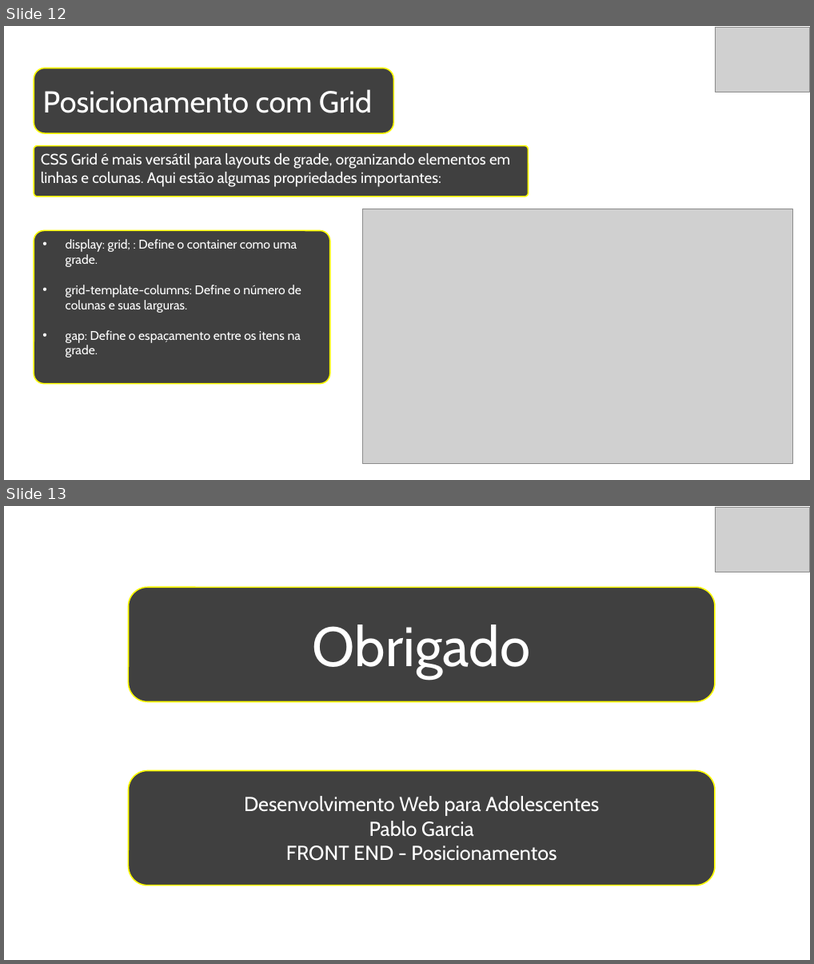
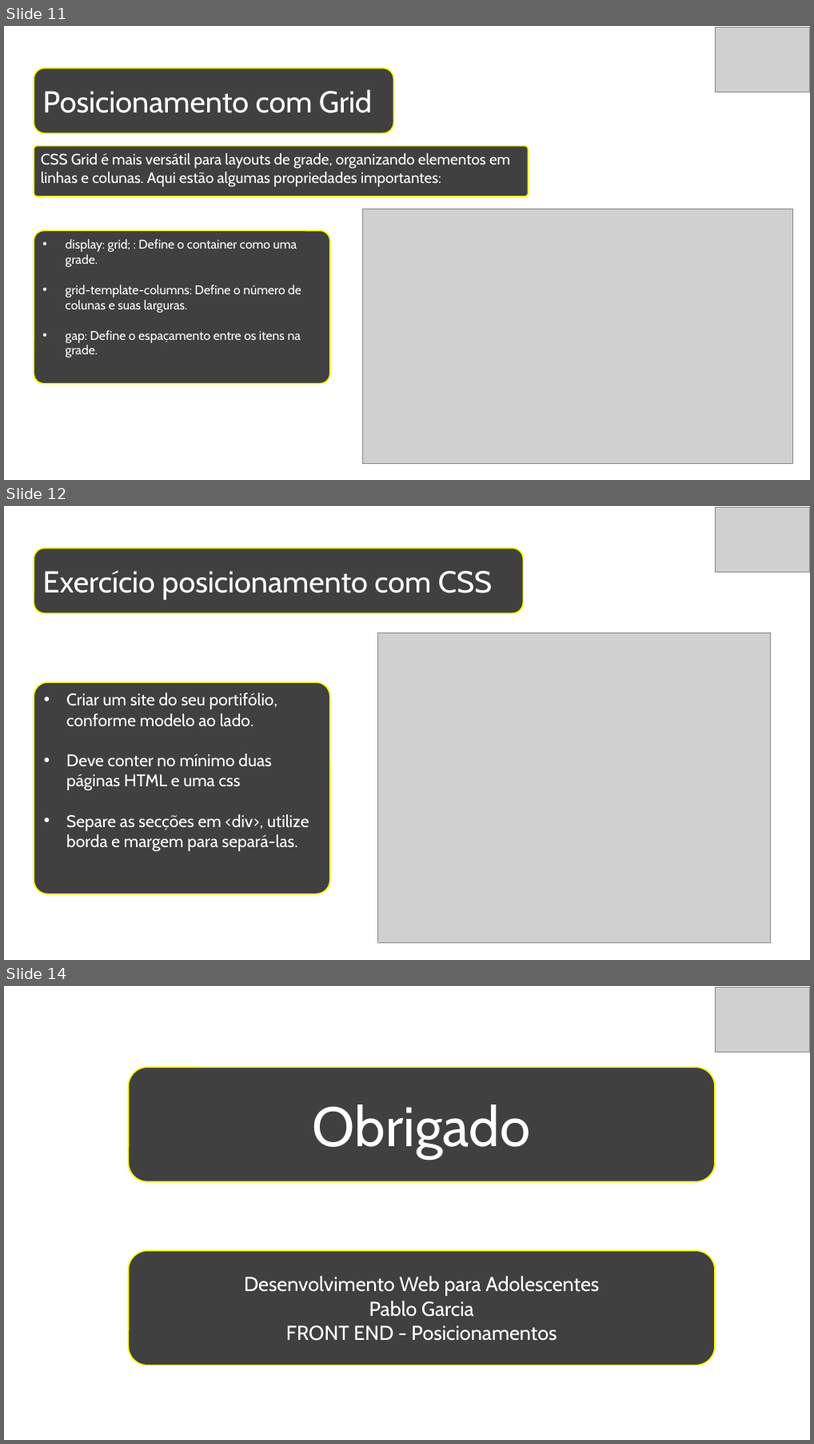
Before and after one commit to PabloGarcia48/SENAC_WebFullStack_Alunos, a slide deck: UC2-FrontEnd/PPTs/2.3-Posicionamentos.pptx. Shown one above the other, each under a label of ours: slides 12 and 13 before the commit, slides 11, 12 and 14 after it; the slides between them are not shown. The pictures are 814x964 and 814x1444 pixels, drawn with LibreOffice and Linux fonts; fonts in the diff are those of the drawing; grey boxes stand for pictures; background and template pictures are left out. Boxes give left, top, right and bottom in pixels: in the first picture for what was removed or moved away, otherwise in the second. Text is boxed around its words. In the diff, an @@ line names an element or a change of style, - is before the commit and + after.

```diff
--- a/UC2-FrontEnd/PPTs/2.3-Posicionamentos.pptx
+++ b/UC2-FrontEnd/PPTs/2.3-Posicionamentos.pptx
@@ slide 12 added at (4,506,810,960), background picture (left out) @@
@@ picture added at (715,507,810,572) @@
@@ rounded rectangle added at (34,548,524,613), fill #404040, outline #FFFF00 1.5 pt, 36 pt, text #FFFFFF @@
+Exercício posicionamento com CSS
@@ picture added at (378,633,771,942) @@
@@ rounded rectangle added at (34,682,330,894), fill #404040, outline #FFFF00 1.5 pt, 20 pt, text #FFFFFF @@
+• Criar um site do seu portifólio, conforme modelo ao lado.
+• Deve conter no mínimo duas páginas HTML e uma css
+• Separe as secções em <div>, utilize borda e margem para separá-las.
@@ what was slide 12 is now slide 11 @@
@@ what was slide 13 is now slide 14 @@
```
Also in this commit, not shown: 1 other slide added, 1 slide removed, 11 other files.
